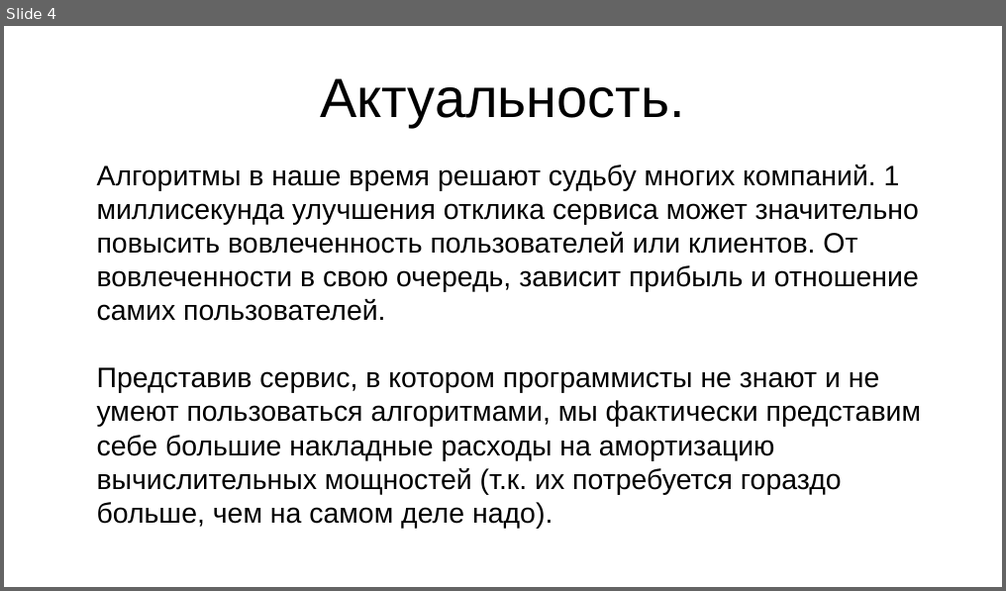
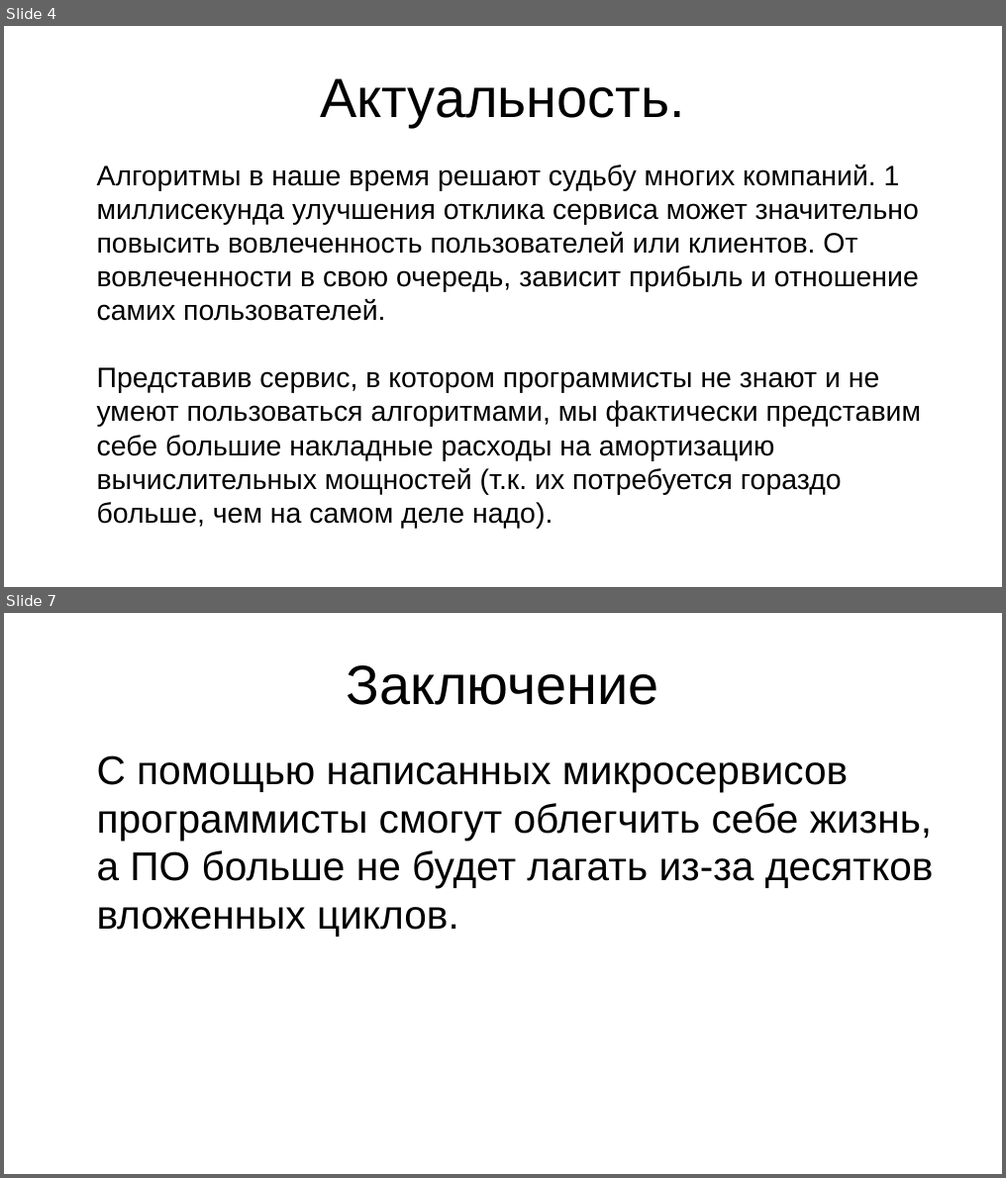
Before and after one commit to Kipparis/diplom, a slide deck: presentation.odp. Shown one above the other, each under a label of ours: slide 4 before the commit, slides 4 and 7 after it; the slides between them are not shown. The pictures are 1006x591 and 1006x1178 pixels, drawn with LibreOffice and Linux fonts; fonts in the diff are those of the drawing. Boxes give left, top, right and bottom in pixels: in the first picture for what was removed or moved away, otherwise in the second. Text is boxed around its words. In the diff, an @@ line names an element or a change of style, - is before the commit and + after.

```diff
--- a/presentation.odp
+++ b/presentation.odp
@@ slide 7 added at [4,613,1002,1174], background #FFFFFF @@
@@ title added at [347,665,659,705], 44 pt, text #000000 @@
+Заключение
@@ text added at [97,756,934,937], 32 pt, text #000000 @@
+С помощью написанных микросервисов программисты смогут облегчить себе жизнь, а ПО больше не будет лагать из-за десятков вложенных циклов.
```
Also in this commit, not shown: 1 slide changed, 1 other slide added, 7 other files.
